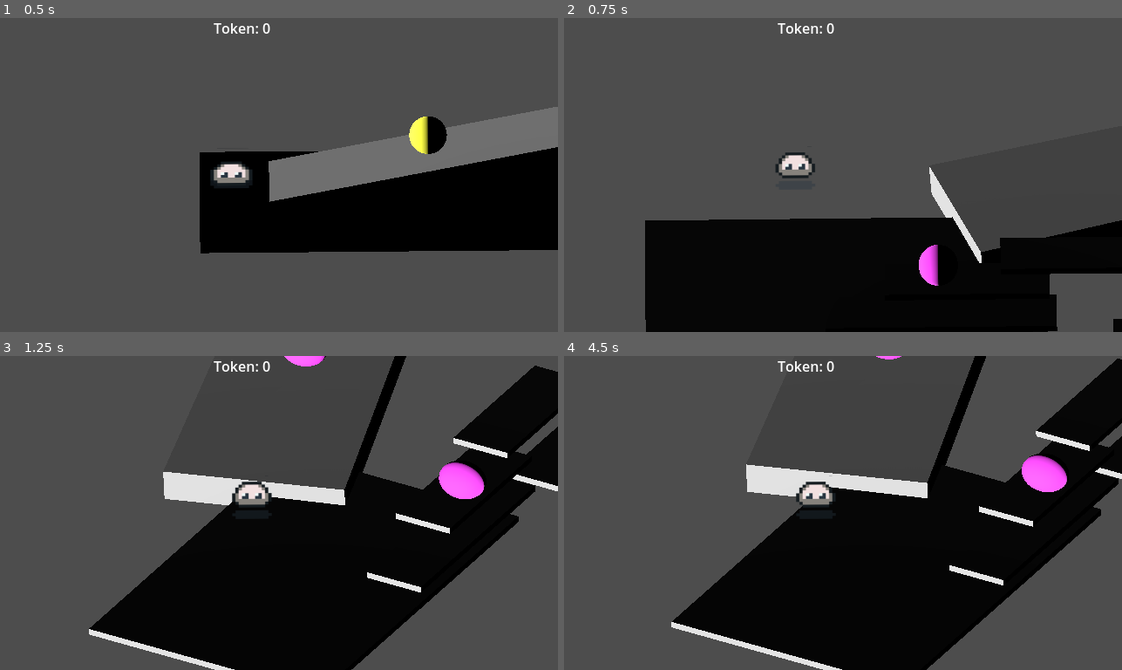
Above: before the commit, frames 1-4 (two rows, left to right).
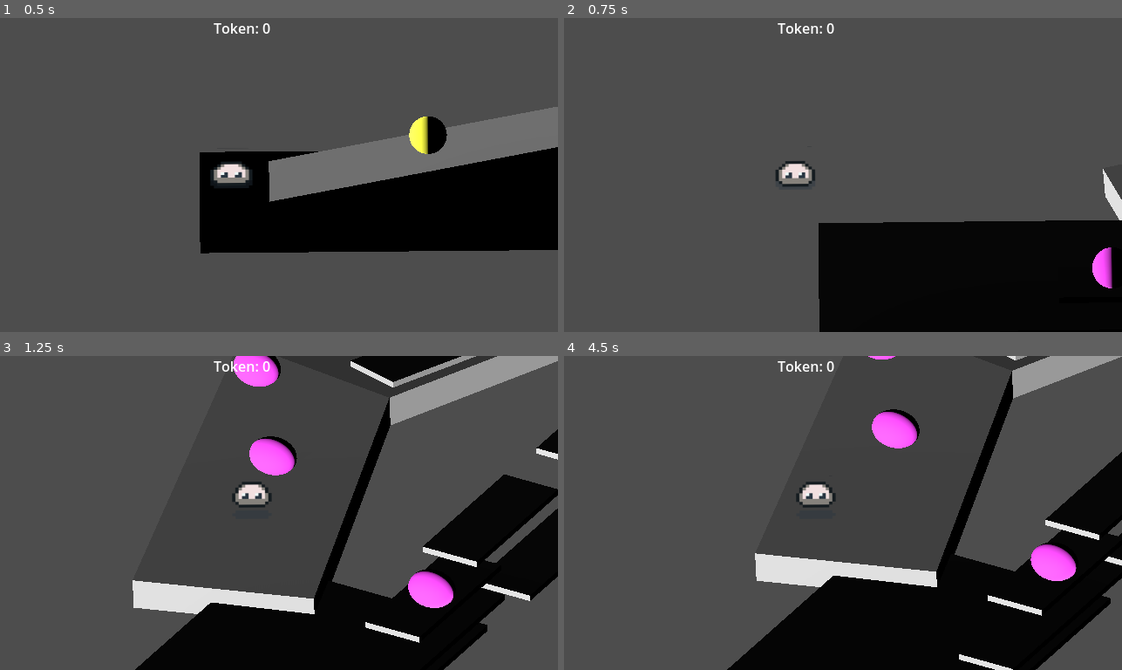
Above: after the commit, the same moments.

Repository: Beaily/JellyPoP
Game: Godot game, scene res://main.tscn
The game is run twice, just before and just after one commit, with the same random seed, the same clock (stepped at 60 frames per second) and the same inputs.
Inputs (mouse positions are in pixels of both pictures, inside the frame that each line leads up to):
- Up to frame 1 (0.5 s): no input
- Up to frame 2 (0.75 s): tap Enter at 0.5 s; move the mouse to (965, 159) at 0.52 s; tap 3 at 0.6 s; click (965, 159) at 0.67 s
- Up to frame 3 (1.25 s): tap 4 at 0.8 s
- Up to frame 4 (4.5 s): move the mouse to (731, 528) at 1.27 s; tap 4 at 1.35, 3.8, 4.35 s; click (731, 528) at 1.42 s; tap 1 at 1.55, 2.1 s; move the mouse to (898, 443) at 2.02 s; click (898, 443) at 2.17 s; tap 2 at 2.3, 2.85 s; move the mouse to (815, 575) at 2.77 s; click (815, 575) at 2.92 s; tap 3 at 3.05, 3.6 s; move the mouse to (1010, 560) at 3.52 s; click (1010, 560) at 3.67 s; move the mouse to (675, 465) at 4.27 s; click (675, 465) at 4.42 s

Frame 1 is identical in both runs. In frame 2, 17% of the frame differs, in the area x 14-100%, y 42-100%; in frame 3, 39%, in the area x 15-100%, y 0-100%; in frame 4, 36%.

Commit message:
修复pink关卡跳转bug 增加二次跳转加入不同速度
下一步要完成UI 提示和加入颜色

Diff:
--- a/player.gd
+++ b/player.gd
@@ -14,7 +14,6 @@
 var saved_black_position = Vector3.ZERO
 var level_yellow_triggered = false
 var level_green_triggered = false
-var level_pink_triggered = false
 var start_position = Vector3.ZERO
 var falling_timer = 0.0
 var is_transferring = false
@@ -43,7 +42,7 @@
 # 动画/状态
 # =========================
 var was_in_air = false
-
+var pink_enter_count = 0
 # =========================
 # 节点引用
 # =========================
@@ -197,11 +196,11 @@
 		# 按 3 跳转到 Pink Level (第一次进入)
 		if event.keycode == KEY_3:
 			print("跳转到 Pink")
-			level_pink_triggered = false
+			pink_enter_count = 0
 			trigger_level_swap("pink")
 		if event.keycode == KEY_4:
 			print("跳转到 Pink2")
-			level_pink_triggered = true
+			pink_enter_count = 1
 			token_pink = 20
 			trigger_level_swap("pink")
 
@@ -242,7 +241,7 @@
 		token_pink += value
 		if current_level == "black" and token_pink >= 4:
 			trigger_level_swap("pink")
-		elif token_pink >= 1 and not level_pink_triggered:
+		elif token_pink >= 1 and current_level != "pink":
 			trigger_level_swap("pink")
 	update_ui()
 
@@ -251,19 +250,46 @@
 # =========================
 func trigger_level_swap(color):
 	print("--- 触发跳转，目标颜色是: ", color, " ---")
-	print("当前 level_pink_triggered 状态: ", level_pink_triggered)
-	# 1. 核心修复：如果是离开 black，记录当前坐标
+
+
+	# =========================
+	# 关键修复 1：记录 pink 是否第一次
+	# =========================
+
+	if color == "pink":
+		if pink_enter_count >= 2:
+			print("🚫 Pink 已锁定")
+			return
+
+		pink_enter_count += 1
+
+	# =========================
+	# 记录 black 位置
+	# =========================
 	if current_level == "black":
 		saved_black_position = global_position
 
 	current_level = color
-	falling_timer = 0.0 # 重置死亡计时
-
-	if color == "yellow": level_yellow_triggered = true
-	elif color == "green": level_green_triggered = true
-	elif color == "pink": level_pink_triggered = true
-
-	# 关卡显示状态切换
+	falling_timer = 0.0
+
+	# =========================
+	# 关键修复 2：冻结移动（防止位置被覆盖）
+	# =========================
+	is_transferring = true
+	velocity = Vector3.ZERO
+
+	# =========================
+	# 更新触发状态（放在后面）
+	# =========================
+	if color == "yellow":
+		level_yellow_triggered = true
+	elif color == "green":
+		level_green_triggered = true
+
+
+	# =========================
+	# 关卡显示切换
+	# =========================
 	for lvl in levels.values():
 		if lvl:
 			lvl.visible = false
@@ -278,20 +304,31 @@
 
 	await get_tree().physics_frame
 
-	# 移动玩家
 	if color == "yellow":
 		global_position = start_position + Vector3(0.2, 12.0, 40)
+
 	elif color == "pink":
-		if level_pink_triggered == false:
-			# 第一次进入的位置 (level_pink_triggered 此时还没被设为 true)
-			global_position = start_position + Vector3(1, 3, 0)
-		else:
-			# 第二次及以后进入的位置 (比如传送到更高或更远的地方)
-			global_position = start_position + Vector3(-12, 4,-10)
-	else:
-		global_position = start_position + Vector3(-4, 4, 10)
-
+		print("Pink 次数:", pink_enter_count)
+
+		if pink_enter_count == 1:
+			print("第一次位置")
+			global_position = start_position + Vector3(-2, 10, 0)
+
+		elif pink_enter_count == 2:
+			print("第二次位置")
+			global_position = start_position + Vector3(-12, 10, -10)
+
+	else:
+		global_position = start_position + Vector3(-4, 10, 10)
+
+	# =========================
+	# 等待位置稳定
+	# =========================
+	await get_tree().process_frame
+
+	# =========================
 	# 变身处理
+	# =========================
 	var tween = create_tween()
 	tween.set_trans(Tween.TRANS_BACK).set_ease(Tween.EASE_OUT)
 
@@ -305,28 +342,43 @@
 		forward_speed = DEFAULT_SPEED
 		jump_force = 15
 		gravity = 25.0
+	elif color == "pink":
+		tween.tween_property(self, "scale", DEFAULT_SCALE, 0.5)
+		forward_speed = min( DEFAULT_SPEED + token_pink * 0.5,20)
+		jump_force = 18
+		gravity = 20
+
+		if pink_enter_count == 2:
+			steer_speed = 12
+		else :
+			steer_speed = 6
+
 	else:
 		tween.tween_property(self, "scale", DEFAULT_SCALE, 0.5)
 		forward_speed = DEFAULT_SPEED
 		jump_force = DEFAULT_JUMP
 		gravity = DEFAULT_GRAVITY
 
-	# 相机切换逻辑：如果进入 pink 且分数 >= 10，用背后视角
+	# =========================
+	# 相机切换
+	# =========================
 	if color == "yellow":
 		switch_camera("yellow")
 	elif color == "green":
 		switch_camera("green")
 	elif color == "pink":
 		if token_pink >= 4:
-			switch_camera("yellow") # 对应 cam_back
+			switch_camera("yellow")
 		else:
-			switch_camera("black") # 默认侧面视角
+			switch_camera("black")
 	else:
 		switch_camera("black")
 
-# =========================
-# 返回 black
-# =========================
+	# =========================
+	# 解除冻结（恢复移动）
+	# =========================
+	await get_tree().create_timer(0.2).timeout
+	is_transferring = false
 func return_to_black():
 	print("开始返回...")
 	is_transferring = true
Not shown: 1 places in Scenes/levels/level_green.tscn that only renumber resources
